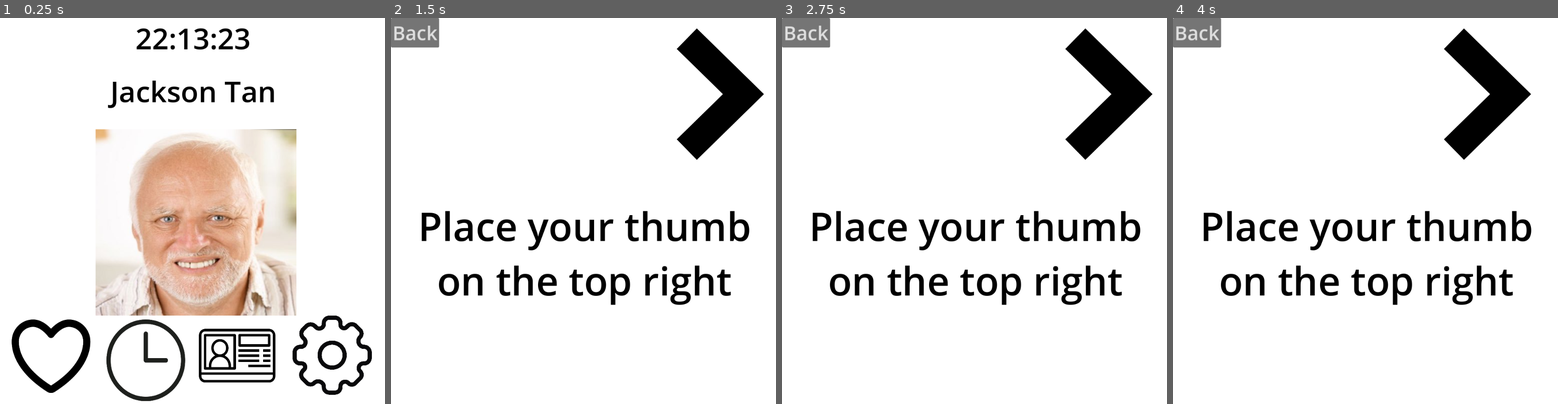
Above: before the commit, frames 1-4 (left to right).
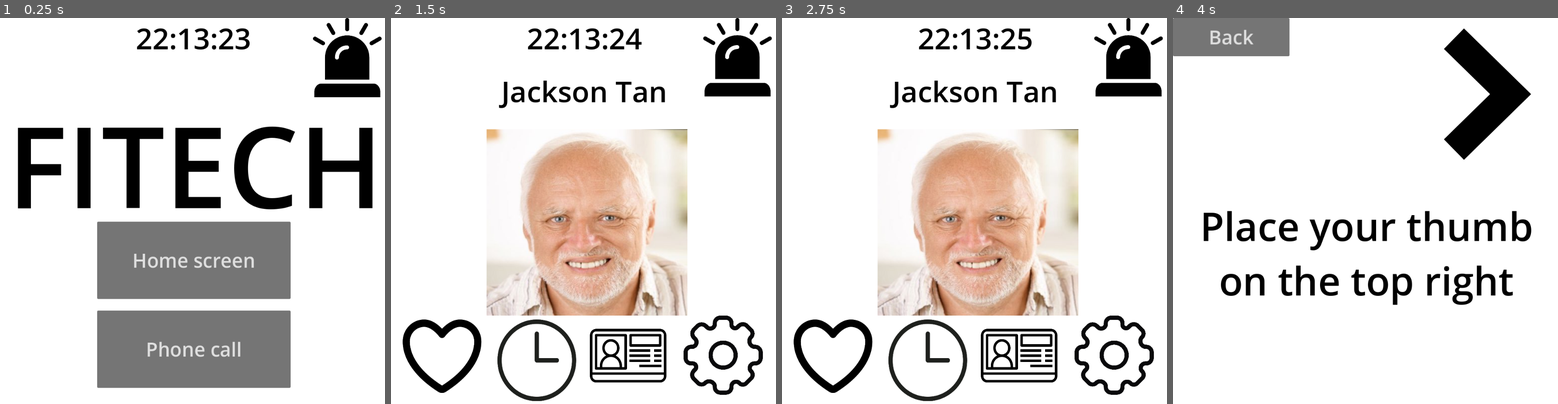
Above: after the commit, the same moments.

Repository: Char7otte/Health-App-Prototype
Game: Godot game, scene res://scenes/main_menu/main_menu.tscn
The game is run twice, just before and just after one commit, with the same random seed, the same clock (stepped at 60 frames per second) and the same inputs. Before the commit the project starts from res://scenes/home_menu/home_menu.tscn.
Inputs (mouse positions are in pixels of both pictures, inside the frame that each line leads up to):
- Up to frame 1 (0.25 s): no input
- Up to frame 2 (1.5 s): click (441, 357) at 0.52 s; click (583, 261) at 1.25 s, where only the run after the commit has a clickable "Home screen"
- Up to frame 3 (2.75 s): click (974, 349) at 2 s, where only the run after the commit has a clickable "Phone call"
- Up to frame 4 (4 s): click (1196, 33) at 2.75 s, where only the run before the commit has a clickable "Back"; click (1223, 357) at 3.52 s

The runs differ from the first frame. In frame 1, 41% of the frame differs, in the area x 3-100%, y 0-100%; in frame 2, 32%; in frame 3, 32%; in frame 4, 2.3%.

Commit message:
development

Diff:
--- a/project.godot
+++ b/project.godot
@@ -11,7 +11,7 @@
 [application]
 
 config/name="IMP"
-run/main_scene="res://scenes/home_menu/home_menu.tscn"
+run/main_scene="res://scenes/main_menu/main_menu.tscn"
 config/features=PackedStringArray("4.2", "Forward Plus")
 config/icon="res://icon.svg"
 
--- /dev/null
+++ b/scenes/alarm_screen/alarm_menu.tscn
@@ -0,0 +1,10 @@
+[gd_scene load_steps=3 format=3 uid="uid://b0ewbwkqnlyat"]
+
+[ext_resource type="PackedScene" uid="uid://bwnj2obo2i750" path="res://scenes/call_menu/call_menu.tscn" id="1_qeme1"]
+[ext_resource type="AudioStream" uid="uid://bgwxv1q2vtddf" path="res://resources/assets/audio/help.mp3" id="2_4ewqf"]
+
+[node name="CallMenu" instance=ExtResource("1_qeme1")]
+
+[node name="AudioStreamPlayer" type="AudioStreamPlayer" parent="." index="4"]
+stream = ExtResource("2_4ewqf")
+autoplay = true
--- /dev/null
+++ b/scenes/call_menu/call_menu.tscn
@@ -0,0 +1,60 @@
+[gd_scene load_steps=5 format=3 uid="uid://bwnj2obo2i750"]
+
+[ext_resource type="PackedScene" uid="uid://bge2dmccaeipj" path="res://scenes/components/background.tscn" id="1_1xu1n"]
+[ext_resource type="Texture2D" uid="uid://dxum4qohww2bk" path="res://resources/assets/textures/icons/phone_icon.png" id="2_ekuxh"]
+[ext_resource type="PackedScene" uid="uid://cut04uj041hbu" path="res://scenes/components/back_button.tscn" id="3_ktus4"]
+[ext_resource type="Theme" uid="uid://b21gjigy5b20w" path="res://resources/Default.tres" id="4_c6vbg"]
+
+[node name="CallMenu" type="Control"]
+layout_mode = 3
+anchors_preset = 15
+anchor_right = 1.0
+anchor_bottom = 1.0
+grow_horizontal = 2
+grow_vertical = 2
+
+[node name="Background" parent="." instance=ExtResource("1_1xu1n")]
+layout_mode = 0
+
+[node name="TextureRect" type="TextureRect" parent="."]
+layout_mode = 0
+offset_left = 300.0
+offset_top = 82.0
+offset_right = 1080.0
+offset_bottom = 1106.0
+scale = Vector2(0.5, 0.5)
+texture = ExtResource("2_ekuxh")
+
+[node name="Back Button" parent="." node_paths=PackedStringArray("root_node") instance=ExtResource("3_ktus4")]
+layout_mode = 0
+root_node = NodePath("..")
+
+[node name="HBoxContainer" type="HBoxContainer" parent="."]
+layout_mode = 0
+offset_top = 699.0
+offset_right = 1000.0
+offset_bottom = 980.0
+
+[node name="Control" type="Control" parent="HBoxContainer"]
+layout_mode = 2
+size_flags_horizontal = 3
+
+[node name="Button" type="Button" parent="HBoxContainer"]
+custom_minimum_size = Vector2(450, 200)
+layout_mode = 2
+theme = ExtResource("4_c6vbg")
+text = "Helper"
+
+[node name="Control2" type="Control" parent="HBoxContainer"]
+layout_mode = 2
+size_flags_horizontal = 3
+
+[node name="Button2" type="Button" parent="HBoxContainer"]
+custom_minimum_size = Vector2(450, 200)
+layout_mode = 2
+theme = ExtResource("4_c6vbg")
+text = "Ambulance"
+
+[node name="Control3" type="Control" parent="HBoxContainer"]
+layout_mode = 2
+size_flags_horizontal = 3
--- /dev/null
+++ b/scenes/components/alarm_button.tscn
@@ -0,0 +1,28 @@
+[gd_scene load_steps=4 format=3 uid="uid://baki82oueh4ie"]
+
+[ext_resource type="Texture2D" uid="uid://lp578rruv7yk" path="res://resources/assets/textures/icons/alarm_icon.png" id="1_j4u2j"]
+[ext_resource type="Script" path="res://scenes/components/add_scene_button.gd" id="2_wppjs"]
+[ext_resource type="PackedScene" uid="uid://b0ewbwkqnlyat" path="res://scenes/alarm_screen/alarm_menu.tscn" id="4_id2ah"]
+
+[node name="AlarmButton" type="HBoxContainer"]
+anchors_preset = 15
+anchor_right = 1.0
+anchor_bottom = 1.0
+offset_right = 1500.0
+offset_bottom = -488.0
+grow_horizontal = 2
+grow_vertical = 2
+scale = Vector2(0.4, 0.4)
+size_flags_horizontal = 3
+
+[node name="Control" type="Control" parent="."]
+layout_mode = 2
+size_flags_horizontal = 3
+
+[node name="TextureButton" type="TextureButton" parent="."]
+layout_mode = 2
+texture_normal = ExtResource("1_j4u2j")
+script = ExtResource("2_wppjs")
+new_scene = ExtResource("4_id2ah")
+
+[connection signal="pressed" from="TextureButton" to="TextureButton" method="_on_pressed"]
--- a/scenes/components/back_button.tscn
+++ b/scenes/components/back_button.tscn
@@ -3,9 +3,9 @@
 [ext_resource type="Theme" uid="uid://b21gjigy5b20w" path="res://resources/Default.tres" id="1_8oplj"]
 [ext_resource type="Script" path="res://scenes/components/queue_self_button.gd" id="2_eo5kg"]
 
-[node name="Back Button" type="Button"]
-offset_right = 124.0
-offset_bottom = 77.0
+[node name="BackButton" type="Button"]
+offset_right = 300.0
+offset_bottom = 100.0
 theme = ExtResource("1_8oplj")
 text = "Back"
 script = ExtResource("2_eo5kg")
--- /dev/null
+++ b/scenes/components/clock_display.tscn
@@ -0,0 +1,13 @@
+[gd_scene load_steps=3 format=3 uid="uid://cmhff5xboba3i"]
+
+[ext_resource type="Script" path="res://scenes/home_menu/clock.gd" id="1_6pkd3"]
+[ext_resource type="Theme" uid="uid://b21gjigy5b20w" path="res://resources/Default.tres" id="2_cv8ev"]
+
+[node name="ClockDisplay" type="Label"]
+offset_right = 1000.0
+offset_bottom = 103.0
+theme = ExtResource("2_cv8ev")
+text = "00:00:00"
+horizontal_alignment = 1
+vertical_alignment = 1
+script = ExtResource("1_6pkd3")
--- a/scenes/home_menu/clock.gd
+++ b/scenes/home_menu/clock.gd
@@ -1,7 +1,4 @@
-extends HBoxContainer
-
-@export var system_time_display_label: Label
+extends Label
 
 func _process(_delta):
-	var system_time = Time.get_time_string_from_system()
-	system_time_display_label.text = system_time
+	text = Time.get_time_string_from_system()
--- a/scenes/home_menu/home_menu.tscn
+++ b/scenes/home_menu/home_menu.tscn
@@ -1,9 +1,9 @@
-[gd_scene load_steps=12 format=3 uid="uid://5vuxm4nyfpq6"]
+[gd_scene load_steps=14 format=3 uid="uid://5vuxm4nyfpq6"]
 
 [ext_resource type="PackedScene" uid="uid://bge2dmccaeipj" path="res://scenes/components/background.tscn" id="1_qljrg"]
 [ext_resource type="Texture2D" uid="uid://cch580to0acge" path="res://resources/assets/textures/temp/profile_picture.jpg" id="2_hj38e"]
 [ext_resource type="Theme" uid="uid://b21gjigy5b20w" path="res://resources/Default.tres" id="3_5o043"]
-[ext_resource type="Script" path="res://scenes/home_menu/clock.gd" id="4_pla1a"]
+[ext_resource type="PackedScene" uid="uid://cmhff5xboba3i" path="res://scenes/components/clock_display.tscn" id="3_i6j5e"]
 [ext_resource type="Script" path="res://scenes/components/add_scene_button.gd" id="5_fr4tf"]
 [ext_resource type="Texture2D" uid="uid://cutmprmj6fwln" path="res://resources/assets/textures/icons/heart_icon.png" id="5_l62vd"]
 [ext_resource type="PackedScene" uid="uid://cjy4yj8i1il7d" path="res://scenes/settings_menu/settings_menu.tscn" id="6_p22s0"]
@@ -11,6 +11,8 @@
 [ext_resource type="PackedScene" uid="uid://dfe2owdgeyguu" path="res://scenes/heart_rate_menu/heart_rate_menu.tscn" id="7_j53hn"]
 [ext_resource type="Texture2D" uid="uid://ckqb2ob8q6y27" path="res://resources/assets/textures/icons/clock_icon.png" id="8_hmgkl"]
 [ext_resource type="Texture2D" uid="uid://oqm2sqqfcwuy" path="res://resources/assets/textures/icons/ic_card_icon.png" id="8_n0dae"]
+[ext_resource type="PackedScene" uid="uid://dlrc7t5cbk13r" path="res://scenes/info_menu/info_menu.tscn" id="10_1d584"]
+[ext_resource type="PackedScene" uid="uid://baki82oueh4ie" path="res://scenes/components/alarm_button.tscn" id="13_a0wpe"]
 
 [node name="HomeMenu" type="Control"]
 layout_mode = 3
@@ -36,33 +38,10 @@
 offset_right = 40.0
 offset_bottom = 40.0
 
-[node name="ClockDisplay" type="HBoxContainer" parent="UserInterface" node_paths=PackedStringArray("system_time_display_label")]
-layout_mode = 1
-anchors_preset = -1
-anchor_left = -1.125
-anchor_right = 26.075
-anchor_bottom = 1.725
-offset_left = 45.0
-offset_right = -45.0
-offset_bottom = 34.0
-grow_horizontal = 2
-script = ExtResource("4_pla1a")
-system_time_display_label = NodePath("Label")
+[node name="ClockDisplay" parent="UserInterface" instance=ExtResource("3_i6j5e")]
+layout_mode = 0
 
-[node name="Expand" type="Control" parent="UserInterface/ClockDisplay"]
-layout_mode = 2
-size_flags_horizontal = 3
-
-[node name="Label" type="Label" parent="UserInterface/ClockDisplay"]
-layout_mode = 2
-theme = ExtResource("3_5o043")
-text = "13:49"
-
-[node name="Expand2" type="Control" parent="UserInterface/ClockDisplay"]
-layout_mode = 2
-size_flags_horizontal = 3
-
-[node name="NameDisplay" type="HBoxContainer" parent="UserInterface" node_paths=PackedStringArray("system_time_display_label")]
+[node name="NameDisplay" type="HBoxContainer" parent="UserInterface"]
 layout_mode = 1
 anchors_preset = 8
 anchor_left = 0.5
@@ -75,8 +54,6 @@
 offset_bottom = 220.0
 grow_horizontal = 2
 grow_vertical = 2
-script = ExtResource("4_pla1a")
-system_time_display_label = NodePath("../ClockDisplay/Label")
 
 [node name="Expand" type="Control" parent="UserInterface/NameDisplay"]
 layout_mode = 2
@@ -91,63 +68,11 @@
 layout_mode = 2
 size_flags_horizontal = 3
 
-[node name="LeftDisplay" type="Control" parent="UserInterface"]
-anchors_preset = 0
-offset_right = 40.0
-offset_bottom = 40.0
-
-[node name="VBoxContainer" type="VBoxContainer" parent="UserInterface/LeftDisplay"]
-layout_mode = 0
-offset_right = 247.0
-offset_bottom = 1001.0
-
-[node name="Expand" type="Control" parent="UserInterface/LeftDisplay/VBoxContainer"]
-layout_mode = 2
-size_flags_horizontal = 3
-size_flags_vertical = 3
-
-[node name="AgeDisplay" type="VBoxContainer" parent="UserInterface/LeftDisplay/VBoxContainer"]
-visible = false
-layout_mode = 2
-
-[node name="Label" type="Label" parent="UserInterface/LeftDisplay/VBoxContainer/AgeDisplay"]
-layout_mode = 2
-theme = ExtResource("3_5o043")
-text = "Age"
-horizontal_alignment = 1
-
-[node name="Label2" type="Label" parent="UserInterface/LeftDisplay/VBoxContainer/AgeDisplay"]
-layout_mode = 2
-theme = ExtResource("3_5o043")
-text = "50"
-horizontal_alignment = 1
-
-[node name="HeartbeatDisplay" type="VBoxContainer" parent="UserInterface/LeftDisplay/VBoxContainer"]
-visible = false
-layout_mode = 2
-
-[node name="Label" type="Label" parent="UserInterface/LeftDisplay/VBoxContainer/HeartbeatDisplay"]
-layout_mode = 2
-theme = ExtResource("3_5o043")
-text = "HR"
-horizontal_alignment = 1
-
-[node name="Label2" type="Label" parent="UserInterface/LeftDisplay/VBoxContainer/HeartbeatDisplay"]
-layout_mode = 2
-theme = ExtResource("3_5o043")
-text = "60
-"
-horizontal_alignment = 1
-
-[node name="Expand2" type="Control" parent="UserInterface/LeftDisplay/VBoxContainer"]
-layout_mode = 2
-size_flags_horizontal = 3
-size_flags_vertical = 3
-
 [node name="RightDisplay" type="Control" parent="UserInterface"]
 anchors_preset = 0
-offset_right = 40.0
-offset_bottom = 40.0
+offset_left = 766.0
+offset_right = 998.0
+offset_bottom = 768.0
 
 [node name="WidgetsDisplay" type="HBoxContainer" parent="UserInterface"]
 layout_mode = 0
@@ -186,11 +111,11 @@
 script = ExtResource("5_fr4tf")
 new_scene = ExtResource("7_j53hn")
 
-[node name="ShowICButton" type="Control" parent="UserInterface/WidgetsDisplay"]
+[node name="InfoButton" type="Control" parent="UserInterface/WidgetsDisplay"]
 layout_mode = 2
 size_flags_horizontal = 3
 
-[node name="TextureButton" type="TextureButton" parent="UserInterface/WidgetsDisplay/ShowICButton"]
+[node name="TextureButton" type="TextureButton" parent="UserInterface/WidgetsDisplay/InfoButton"]
 layout_mode = 2
 offset_top = -2.0
 offset_right = 512.0
@@ -198,7 +123,7 @@
 scale = Vector2(0.398, 0.413)
 texture_normal = ExtResource("8_n0dae")
 script = ExtResource("5_fr4tf")
-new_scene = ExtResource("7_j53hn")
+new_scene = ExtResource("10_1d584")
 
 [node name="SettingsButton" type="Control" parent="UserInterface/WidgetsDisplay"]
 layout_mode = 2
@@ -213,7 +138,13 @@
 script = ExtResource("5_fr4tf")
 new_scene = ExtResource("6_p22s0")
 
+[node name="AlarmButton" parent="." instance=ExtResource("13_a0wpe")]
+layout_mode = 1
+offset_right = 2495.0
+offset_bottom = 512.0
+scale = Vector2(0.4, 0.395894)
+
 [connection signal="pressed" from="UserInterface/WidgetsDisplay/CheckHRButton/TextureButton" to="UserInterface/WidgetsDisplay/CheckHRButton/TextureButton" method="_on_pressed"]
 [connection signal="pressed" from="UserInterface/WidgetsDisplay/SetAlarmButton/TextureButton" to="UserInterface/WidgetsDisplay/SetAlarmButton/TextureButton" method="_on_pressed"]
-[connection signal="pressed" from="UserInterface/WidgetsDisplay/ShowICButton/TextureButton" to="UserInterface/WidgetsDisplay/ShowICButton/TextureButton" method="_on_pressed"]
+[connection signal="pressed" from="UserInterface/WidgetsDisplay/InfoButton/TextureButton" to="UserInterface/WidgetsDisplay/InfoButton/TextureButton" method="_on_pressed"]
 [connection signal="pressed" from="UserInterface/WidgetsDisplay/SettingsButton/TextureButton" to="UserInterface/WidgetsDisplay/SettingsButton/TextureButton" method="_on_pressed"]
--- /dev/null
+++ b/scenes/info_menu/info_menu.tscn
@@ -0,0 +1,87 @@
+[gd_scene load_steps=4 format=3 uid="uid://dlrc7t5cbk13r"]
+
+[ext_resource type="PackedScene" uid="uid://bge2dmccaeipj" path="res://scenes/components/background.tscn" id="1_yolh8"]
+[ext_resource type="PackedScene" uid="uid://cut04uj041hbu" path="res://scenes/components/back_button.tscn" id="2_fw2gn"]
+[ext_resource type="Theme" uid="uid://b21gjigy5b20w" path="res://resources/Default.tres" id="3_ecxtn"]
+
+[node name="InfoMenu" type="Control"]
+layout_mode = 3
+anchors_preset = 15
+anchor_right = 1.0
+anchor_bottom = 1.0
+grow_horizontal = 2
+grow_vertical = 2
+
+[node name="Background" parent="." instance=ExtResource("1_yolh8")]
+layout_mode = 0
+
+[node name="BackButton" parent="." node_paths=PackedStringArray("root_node") instance=ExtResource("2_fw2gn")]
+layout_mode = 0
+root_node = NodePath("..")
+
+[node name="InfoDisplay" type="VBoxContainer" parent="."]
+layout_mode = 0
+offset_top = 259.0
+offset_right = 1000.0
+offset_bottom = 1000.0
+
+[node name="Control" type="Control" parent="InfoDisplay"]
+layout_mode = 2
+size_flags_horizontal = 3
+
+[node name="NameDisplay" type="HBoxContainer" parent="InfoDisplay"]
+layout_mode = 2
+theme = ExtResource("3_ecxtn")
+
+[node name="Label" type="Label" parent="InfoDisplay/NameDisplay"]
+layout_mode = 2
+text = "Name:"
+
+[node name="Control" type="Control" parent="InfoDisplay/NameDisplay"]
+layout_mode = 2
+size_flags_horizontal = 3
+
+[node name="Label2" type="Label" parent="InfoDisplay/NameDisplay"]
+layout_mode = 2
+text = "Jackson Tan"
+
+[node name="Control2" type="Control" parent="InfoDisplay"]
+layout_mode = 2
+size_flags_horizontal = 3
+
+[node name="AddressDisplay" type="HBoxContainer" parent="InfoDisplay"]
+layout_mode = 2
+theme = ExtResource("3_ecxtn")
+
+[node name="Label" type="Label" parent="InfoDisplay/AddressDisplay"]
+layout_mode = 2
+text = "Address:"
+
+[node name="Control" type="Control" parent="InfoDisplay/AddressDisplay"]
+layout_mode = 2
+size_flags_horizontal = 3
+
+[node name="Label2" type="Label" parent="InfoDisplay/AddressDisplay"]
+layout_mode = 2
+theme_override_font_sizes/font_size = 51
+text = "Khatib Ave X Blk 123"
+
+[node name="Control3" type="Control" parent="InfoDisplay"]
+layout_mode = 2
+size_flags_horizontal = 3
+
+[node name="ContactDisplay" type="HBoxContainer" parent="InfoDisplay"]
+layout_mode = 2
+theme = ExtResource("3_ecxtn")
+
+[node name="Label" type="Label" parent="InfoDisplay/ContactDisplay"]
+layout_mode = 2
+text = "Contact:"
+
+[node name="Control" type="Control" parent="InfoDisplay/ContactDisplay"]
+layout_mode = 2
+size_flags_horizontal = 3
+
+[node name="Label2" type="Label" parent="InfoDisplay/ContactDisplay"]
+layout_mode = 2
+text = "1234 9876"
--- /dev/null
+++ b/scenes/main_menu/main_menu.tscn
@@ -0,0 +1,91 @@
+[gd_scene load_steps=8 format=3 uid="uid://cxinmfxb2l363"]
+
+[ext_resource type="Theme" uid="uid://b21gjigy5b20w" path="res://resources/Default.tres" id="1_llhy8"]
+[ext_resource type="PackedScene" uid="uid://bge2dmccaeipj" path="res://scenes/components/background.tscn" id="2_g15sn"]
+[ext_resource type="Script" path="res://scenes/components/add_scene_button.gd" id="3_0iq04"]
+[ext_resource type="PackedScene" uid="uid://cmhff5xboba3i" path="res://scenes/components/clock_display.tscn" id="3_wfgf3"]
+[ext_resource type="PackedScene" uid="uid://5vuxm4nyfpq6" path="res://scenes/home_menu/home_menu.tscn" id="4_gwrm2"]
+[ext_resource type="PackedScene" uid="uid://bwnj2obo2i750" path="res://scenes/call_menu/call_menu.tscn" id="5_onybe"]
+[ext_resource type="PackedScene" uid="uid://baki82oueh4ie" path="res://scenes/components/alarm_button.tscn" id="7_06dp6"]
+
+[node name="MainMenu" type="Control"]
+layout_mode = 3
+anchors_preset = 15
+anchor_right = 1.0
+anchor_bottom = 1.0
+grow_horizontal = 2
+grow_vertical = 2
+theme = ExtResource("1_llhy8")
+
+[node name="Background" parent="." instance=ExtResource("2_g15sn")]
+layout_mode = 0
+
+[node name="TitleDisplay" type="Label" parent="."]
+layout_mode = 0
+offset_left = 6.0
+offset_top = 122.0
+offset_right = 1003.0
+offset_bottom = 638.0
+theme = ExtResource("1_llhy8")
+theme_override_font_sizes/font_size = 290
+text = "FITECH"
+horizontal_alignment = 1
+vertical_alignment = 1
+
+[node name="VBoxContainer" type="VBoxContainer" parent="."]
+layout_mode = 0
+offset_top = 527.0
+offset_right = 1003.0
+offset_bottom = 957.0
+
+[node name="HomeScreenButton" type="HBoxContainer" parent="VBoxContainer"]
+layout_mode = 2
+
+[node name="Control" type="Control" parent="VBoxContainer/HomeScreenButton"]
+layout_mode = 2
+size_flags_horizontal = 3
+
+[node name="Button" type="Button" parent="VBoxContainer/HomeScreenButton"]
+custom_minimum_size = Vector2(500, 200)
+layout_mode = 2
+theme = ExtResource("1_llhy8")
+text = "Home screen"
+script = ExtResource("3_0iq04")
+new_scene = ExtResource("4_gwrm2")
+
+[node name="Control2" type="Control" parent="VBoxContainer/HomeScreenButton"]
+layout_mode = 2
+size_flags_horizontal = 3
+
+[node name="Control" type="Control" parent="VBoxContainer"]
+layout_mode = 2
+size_flags_vertical = 3
+
+[node name="PhoneButton" type="HBoxContainer" parent="VBoxContainer"]
+layout_mode = 2
+
+[node name="Control" type="Control" parent="VBoxContainer/PhoneButton"]
+layout_mode = 2
+size_flags_horizontal = 3
+
+[node name="Button" type="Button" parent="VBoxContainer/PhoneButton"]
+custom_minimum_size = Vector2(500, 200)
+layout_mode = 2
+theme = ExtResource("1_llhy8")
+text = "Phone call"
+script = ExtResource("3_0iq04")
+new_scene = ExtResource("5_onybe")
+
+[node name="Control2" type="Control" parent="VBoxContainer/PhoneButton"]
+layout_mode = 2
+size_flags_horizontal = 3
+
+[node name="ClockDisplay" parent="." instance=ExtResource("3_wfgf3")]
+layout_mode = 0
+
+[node name="AlarmButton" parent="." instance=ExtResource("7_06dp6")]
+layout_mode = 1
+grow_horizontal = 1
+grow_vertical = 1
+
+[connection signal="pressed" from="VBoxContainer/HomeScreenButton/Button" to="VBoxContainer/HomeScreenButton/Button" method="_on_pressed"]
--- a/scenes/settings_menu/settings_menu.tscn
+++ b/scenes/settings_menu/settings_menu.tscn
@@ -116,4 +116,15 @@
 layout_mode = 2
 size_flags_horizontal = 3
 
+[node name="OptionButton" type="OptionButton" parent="Settings List/VBoxContainer/ThemeDropdown"]
+custom_minimum_size = Vector2(300, 0)
+layout_mode = 2
+theme = ExtResource("2_lsd27")
+item_count = 2
+selected = 0
+popup/item_0/text = "Option 1"
+popup/item_0/id = 0
+popup/item_1/text = "Option 2"
+popup/item_1/id = 1
+
 [connection signal="item_selected" from="Settings List/VBoxContainer/AlertSoundDropdown/OptionButton" to="Settings List/VBoxContainer/AlertSoundDropdown/OptionButton" method="_on_item_selected"]
Not shown, added: resources/assets/audio/help.mp3.import
Binary file added: resources/assets/textures/icons/alarm_icon.png
Not shown, added: resources/assets/textures/icons/alarm_icon.png.import
Binary file added: resources/assets/textures/icons/phone_icon.png
Not shown, added: resources/assets/textures/icons/phone_icon.png.import
Not shown, added: resources/assets/audio/help.mp3
